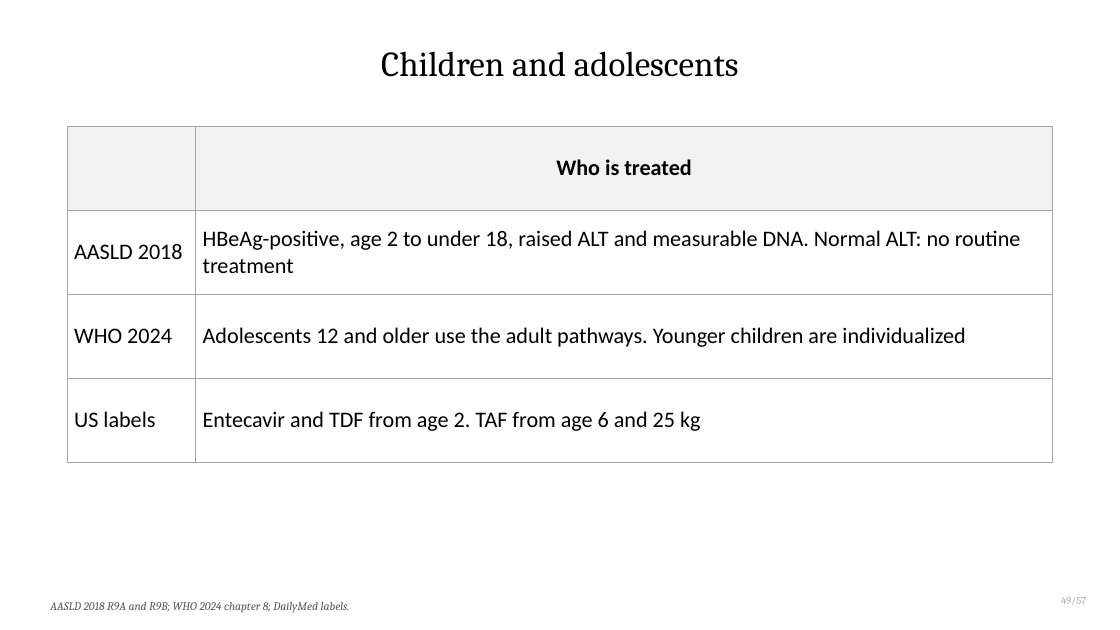
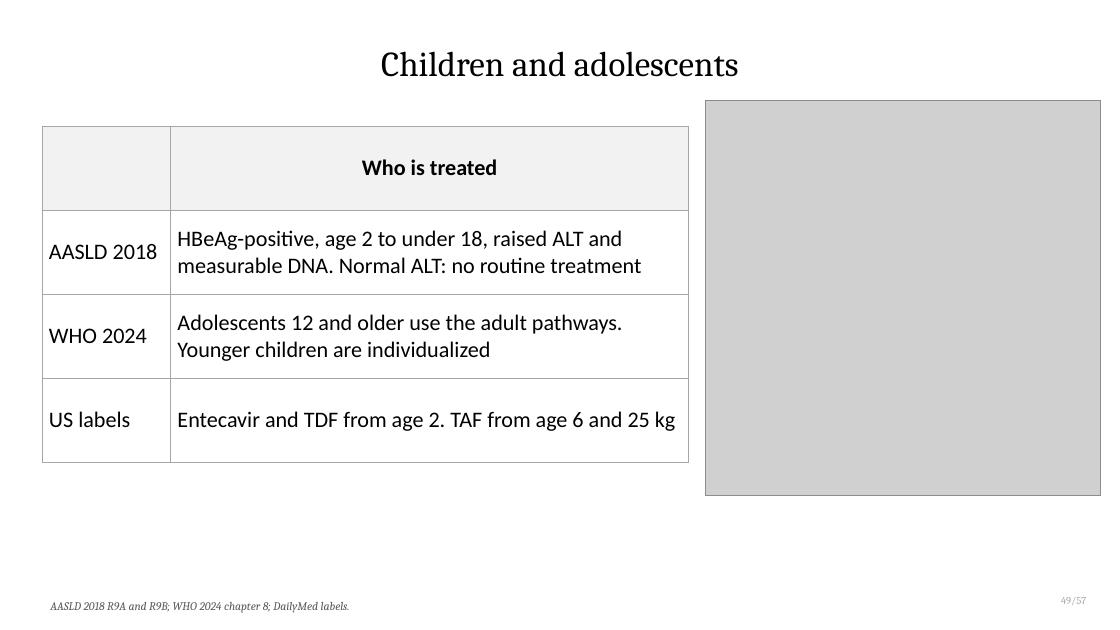
Before and after one commit to qaddodi/mohammad-almeqdadi-lectures, a slide deck: slide 70 of lectures/chronic-hepatitis-b/Chronic Hepatitis B.pptx. Drawn at 1120x630 pixels with LibreOffice and Linux fonts; fonts in the diff are those of the drawing; grey boxes stand for pictures. Boxes give left, top, right and bottom in pixels: in the first picture for what was removed or moved away, otherwise in the second. Text is boxed around its words. In the diff, an @@ line names an element or a change of style, - is before the commit and + after.

```diff
--- a/lectures/chronic-hepatitis-b/Chronic Hepatitis B.pptx
+++ b/lectures/chronic-hepatitis-b/Chronic Hepatitis B.pptx
@@ picture added at (x1=706, y1=101, x2=1101, y2=496) @@
@@ table resized from (x1=67, y1=126, x2=1053, y2=435) to (x1=42, y1=126, x2=689, y2=435) @@
```
Also in this commit, not shown: 12 other slides changed, 12 other files.
